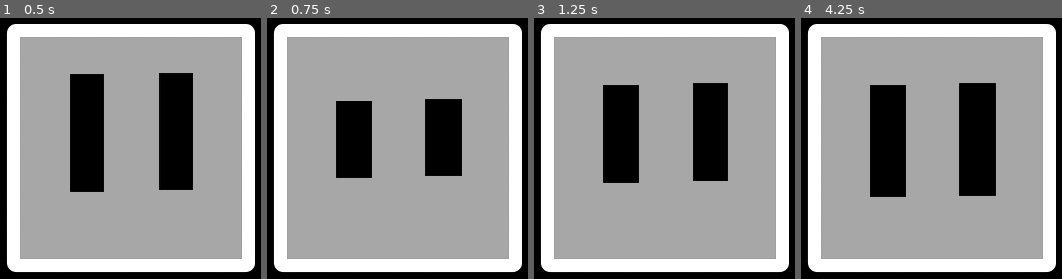
Above: before the commit, frames 1-4 (left to right).
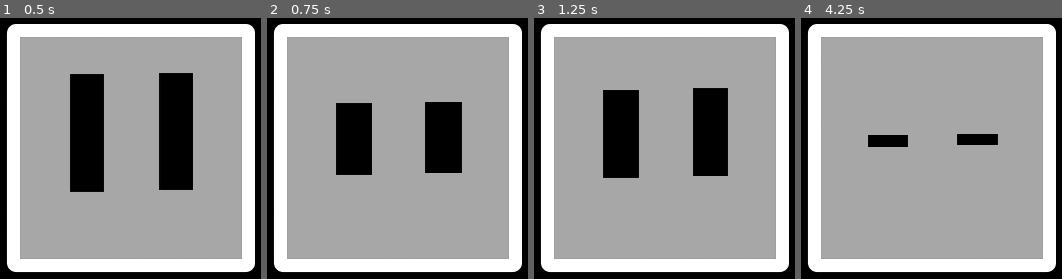
Above: after the commit, the same moments.

Repository: Cynthia7979/godot-projects
Game: Godot game, scene res://scenes/Main.tscn
The game is run twice, just before and just after one commit, with the same random seed, the same clock (stepped at 60 frames per second) and the same inputs.
Inputs (mouse positions are in pixels of both pictures, inside the frame that each line leads up to):
- Up to frame 1 (0.5 s): no input
- Up to frame 2 (0.75 s): tap Enter at 0.5 s; move the mouse to (397, 145) at 0.52 s; click (397, 145) at 0.6 s
- Up to frame 3 (1.25 s): no input
- Up to frame 4 (4.25 s): move the mouse to (811, 44) at 1.27 s; click (811, 44) at 1.35 s; move the mouse to (outside the picture) at 2.02 s; click (outside the picture) at 2.1 s; move the mouse to (900, 132) at 2.77 s; click (900, 132) at 2.85 s; move the mouse to (outside the picture) at 3.52 s; click (outside the picture) at 3.6 s

Frame 1 is identical in both runs. In frame 2, 0.6% of the frame differs, in the area x 26-75%, y 31-62%; in frame 3, 1.0%; in frame 4, 11%, in the area x 25-76%, y 24-69%.

Commit message:
chore: Removed blinking on left click bc its for debug purposes

Diff:
--- a/Virtual Pet/scenes/Pet.gd
+++ b/Virtual Pet/scenes/Pet.gd
@@ -42,10 +42,10 @@
 
 	last_mouse_position = new_mouse_position;
 
-	if Input.is_action_just_released("left_click"):
-		get_tree().call_group('eye', 'blink', 0.5);
-		$BlinkTimer.stop();
-		$BlinkTimer.start();
+#	if Input.is_action_just_released("left_click"):
+#		get_tree().call_group('eye', 'blink', 0.5);
+#		$BlinkTimer.stop();
+#		$BlinkTimer.start();
 
 
 func _input(event):
